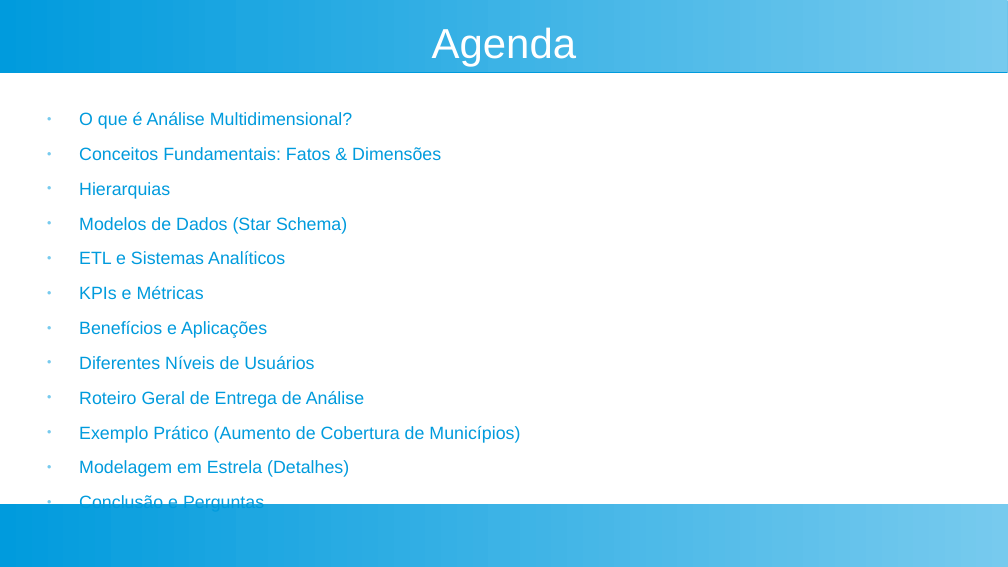
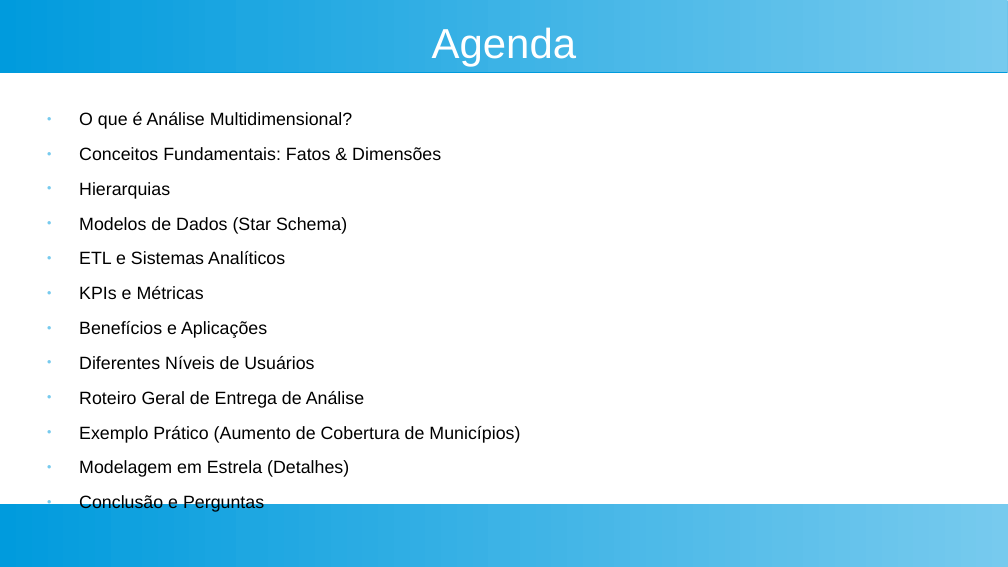
Before and after one commit to jribeiroramos/12-ApresentacaoModelagemAnalitica, a slide deck: slide 2 of apresenta_03022025.odp. Drawn at 1008x567 pixels with LibreOffice and Linux fonts; fonts in the diff are those of the drawing. Boxes give left, top, right and bottom in pixels: in the first picture for what was removed or moved away, otherwise in the second. Text is boxed around its words. In the diff, an @@ line names an element or a change of style, - is before the commit and + after.

```diff
--- a/apresenta_03022025.odp
+++ b/apresenta_03022025.odp
@@ text "O que é Análise Multidimensional?" at [79, 112, 520, 477]: text colour #009BDD to #000000 @@
```
Also in this commit, not shown: 1 other slide changed, 2 slides added, 3 other files.
